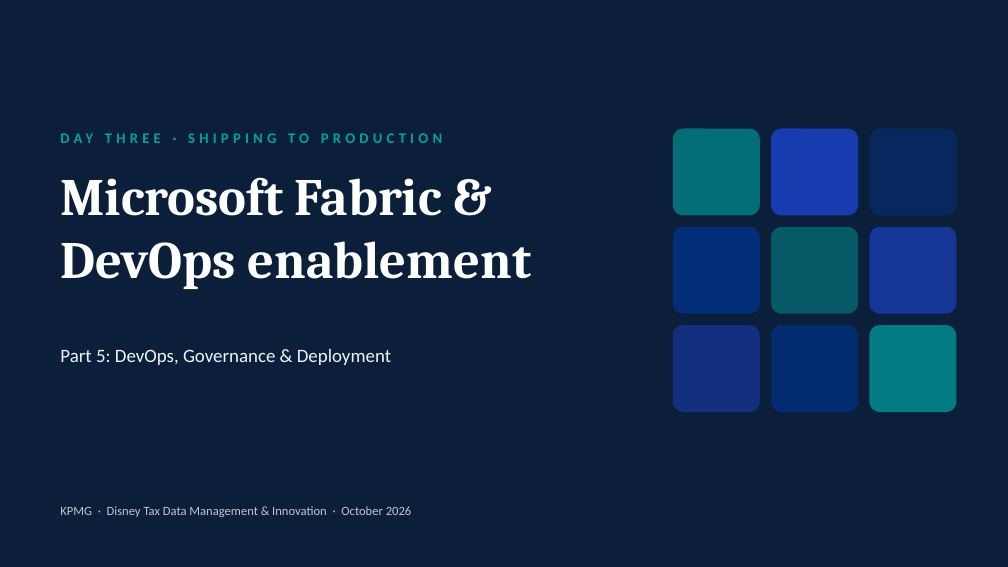
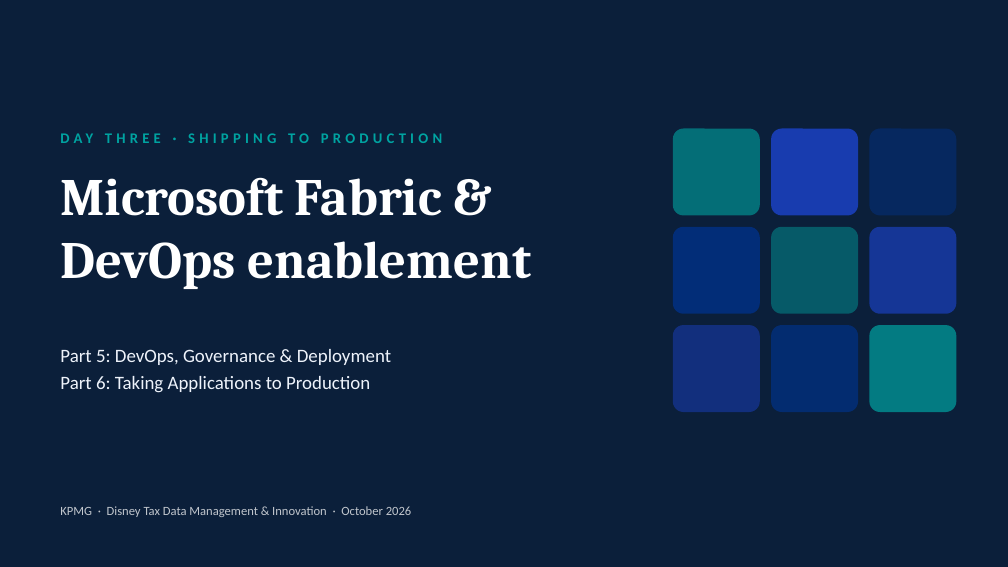
Before and after one commit to jveingrad/default, a slide deck: slide 1 of Disney Fabric Training and Enablement - Day Three Shipping to Production.pptx. Drawn at 1008x567 pixels with LibreOffice and Linux fonts; fonts in the diff are those of the drawing. Boxes give left, top, right and bottom in pixels: in the first picture for what was removed or moved away, otherwise in the second. Text is boxed around its words. In the diff, an @@ line names an element or a change of style, - is before the commit and + after.

```diff
--- a/Disney Fabric Training and Enablement - Day Three Shipping to Production.pptx
+++ b/Disney Fabric Training and Enablement - Day Three Shipping to Production.pptx
@@ text at bbox=[60, 376, 370, 393]: paragraph added @@
+Part 6: Taking Applications to Production
```
Also in this commit, not shown: 2 other slides changed, 24 slides added, 1 slide removed.
